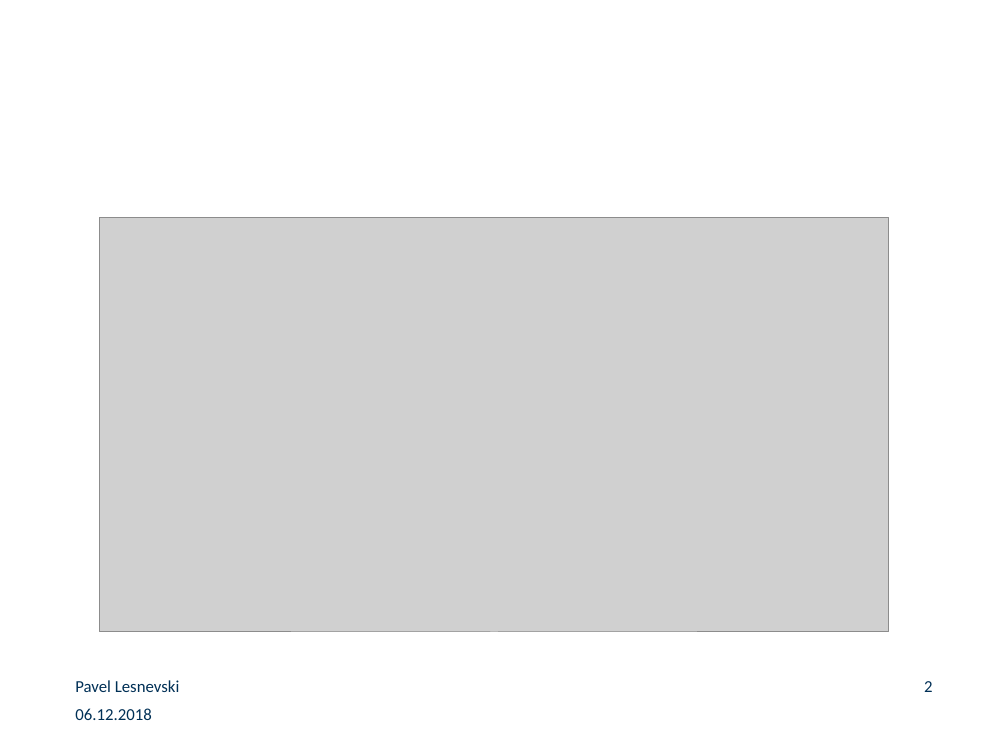
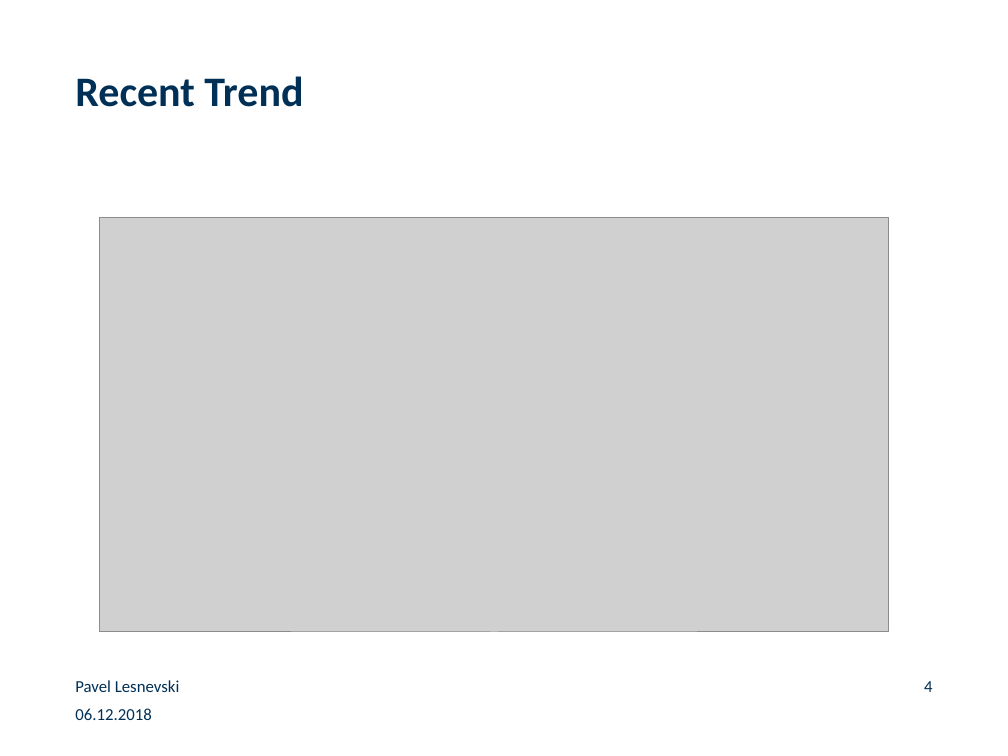
Before and after one commit to paveles/Machine_Learning_and_Equity_Index_Returns, a slide deck: slide 4 of _presentation/MachineLearning_StockMarketReturns.pptx (slide 2 before the commit). Drawn at 1008x756 pixels with LibreOffice and Linux fonts; fonts in the diff are those of the drawing; grey boxes stand for pictures; background and template pictures are left out. Boxes give left, top, right and bottom in pixels: in the first picture for what was removed or moved away, otherwise in the second. Text is boxed around its words. In the diff, an @@ line names an element or a change of style, - is before the commit and + after.

```diff
--- a/_presentation/MachineLearning_StockMarketReturns.pptx
+++ b/_presentation/MachineLearning_StockMarketReturns.pptx
@@ title added at bbox=[75, 76, 303, 107], 30 pt, text #003056, bold @@
+Recent Trend
@@ page number at bbox=[924, 681, 932, 692]: text changed @@
-2
+4
```
Also in this commit, not shown: 11 other slides changed, 1 slide added, 3 other files.
